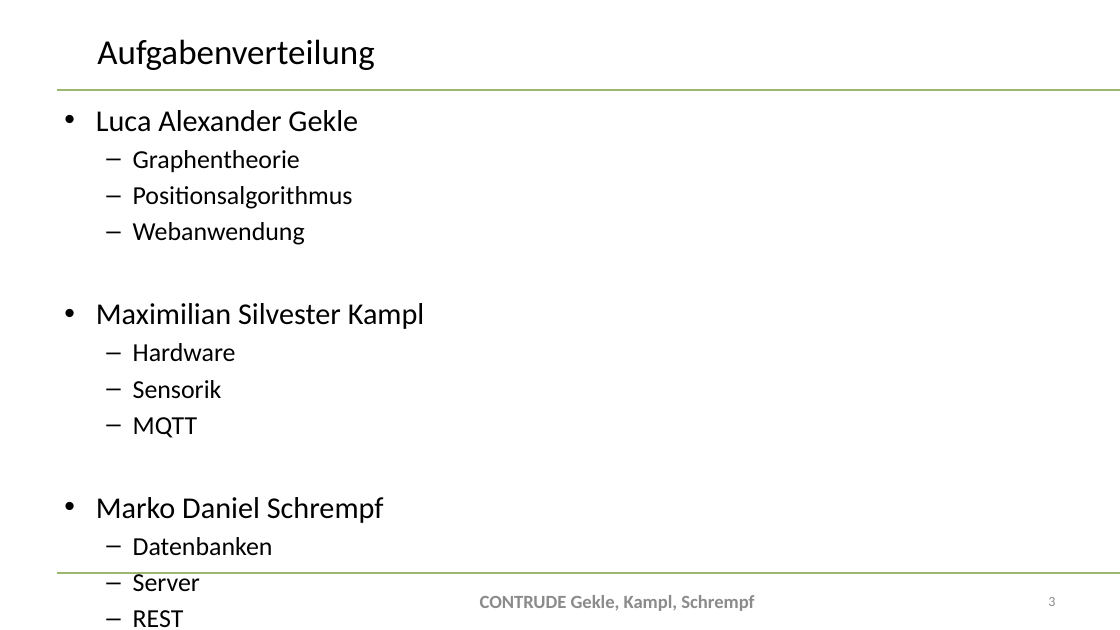
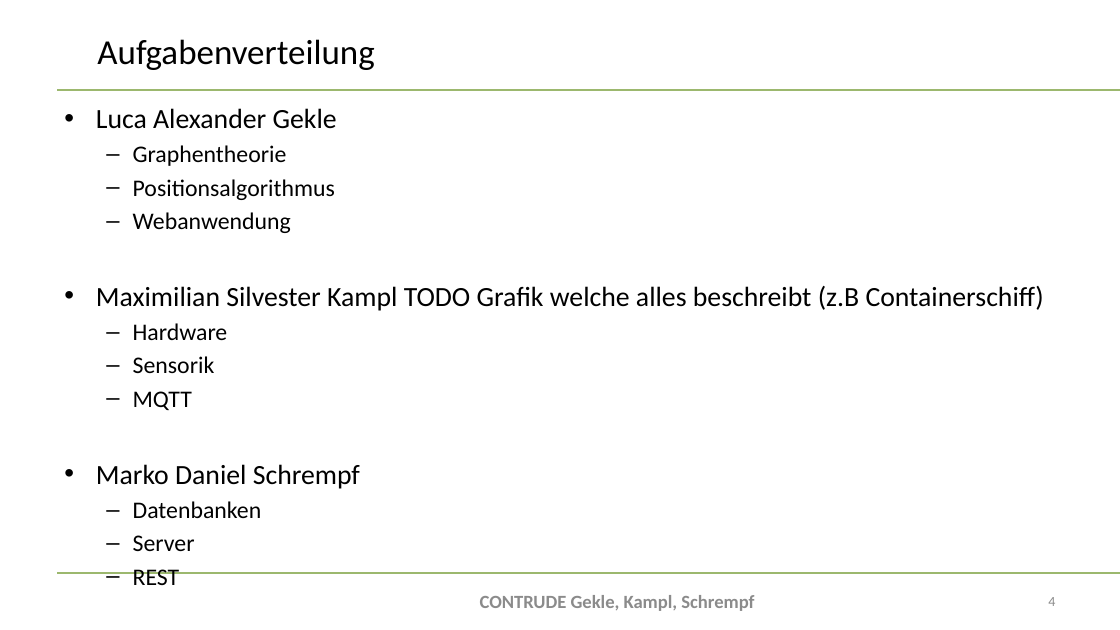
Before and after one commit to bitsneak/Contrude, a slide deck: slide 4 of Diplomarbeit/doc/Presentations/DA-Präsentation2024_Erstpräsentation.pptx (slide 3 before the commit). Drawn at 1120x630 pixels with LibreOffice and Linux fonts; fonts in the diff are those of the drawing; background and template pictures are left out. Boxes give left, top, right and bottom in pixels: in the first picture for what was removed or moved away, otherwise in the second. Text is boxed around its words. In the diff, an @@ line names an element or a change of style, - is before the commit and + after.

```diff
--- a/Diplomarbeit/doc/Presentations/DA-Präsentation2024_Erstpräsentation.pptx
+++ b/Diplomarbeit/doc/Presentations/DA-Präsentation2024_Erstpräsentation.pptx
@@ text at (96,108,360,551): size 25.9 to 23.8 pt in "Luca Alexander Gekle", "Marko Daniel Schrempf"; size 22.2 to 20.4 pt in "Graphentheorie", "Positionsalgorithmus", "Webanwendung", "Hardware" and 5 more places @@
@@ text at (96,286,1044,311): text changed; size 25.9 to 23.8 pt @@
-• Maximilian Silvester Kampl
+• Maximilian Silvester Kampl TODO Grafik welche alles beschreibt (z.B Containerschiff)
@@ page number at (1048,597,1055,606): text changed @@
-3
+4
```
Also in this commit, not shown: 1 other slide changed, 2 other files.
